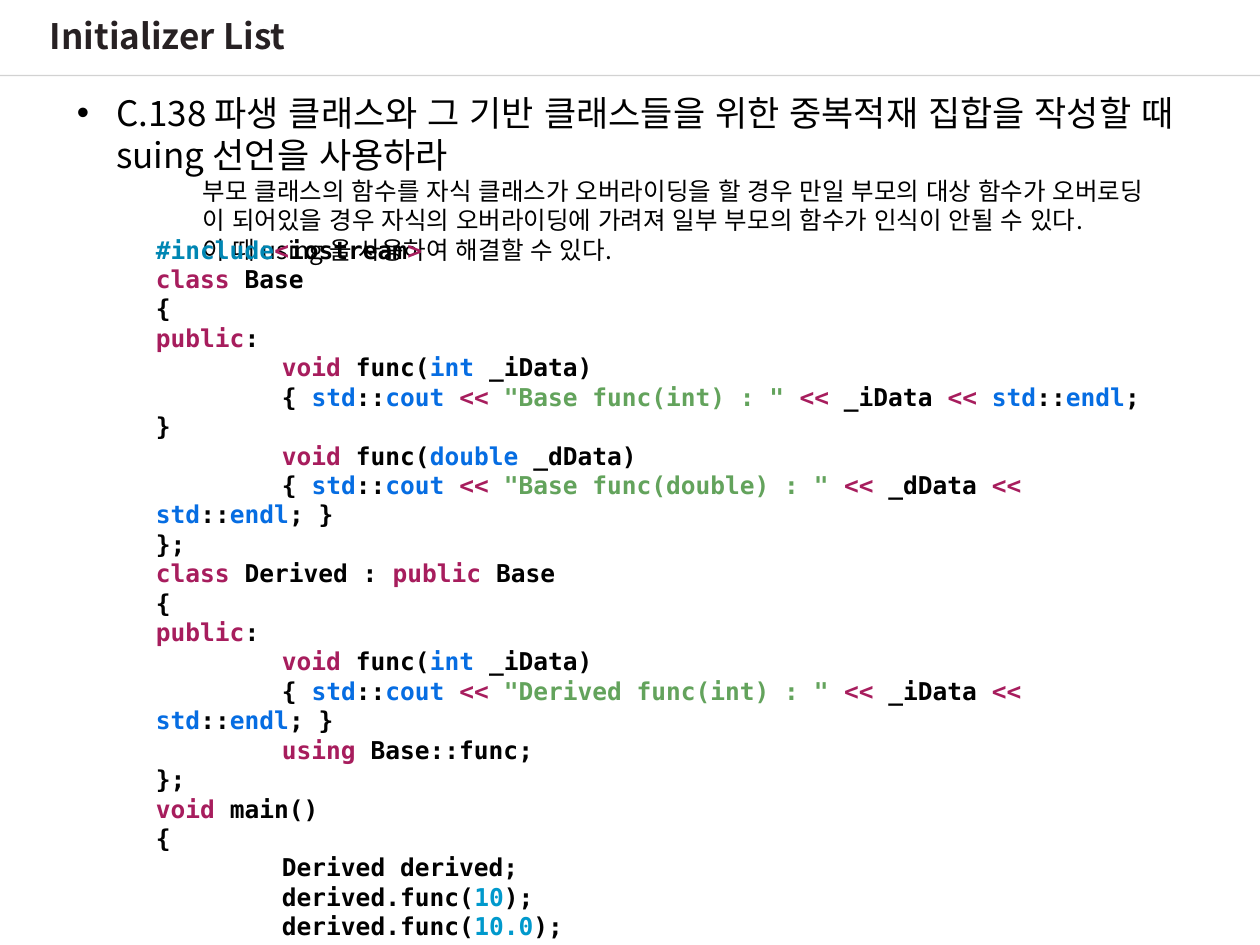
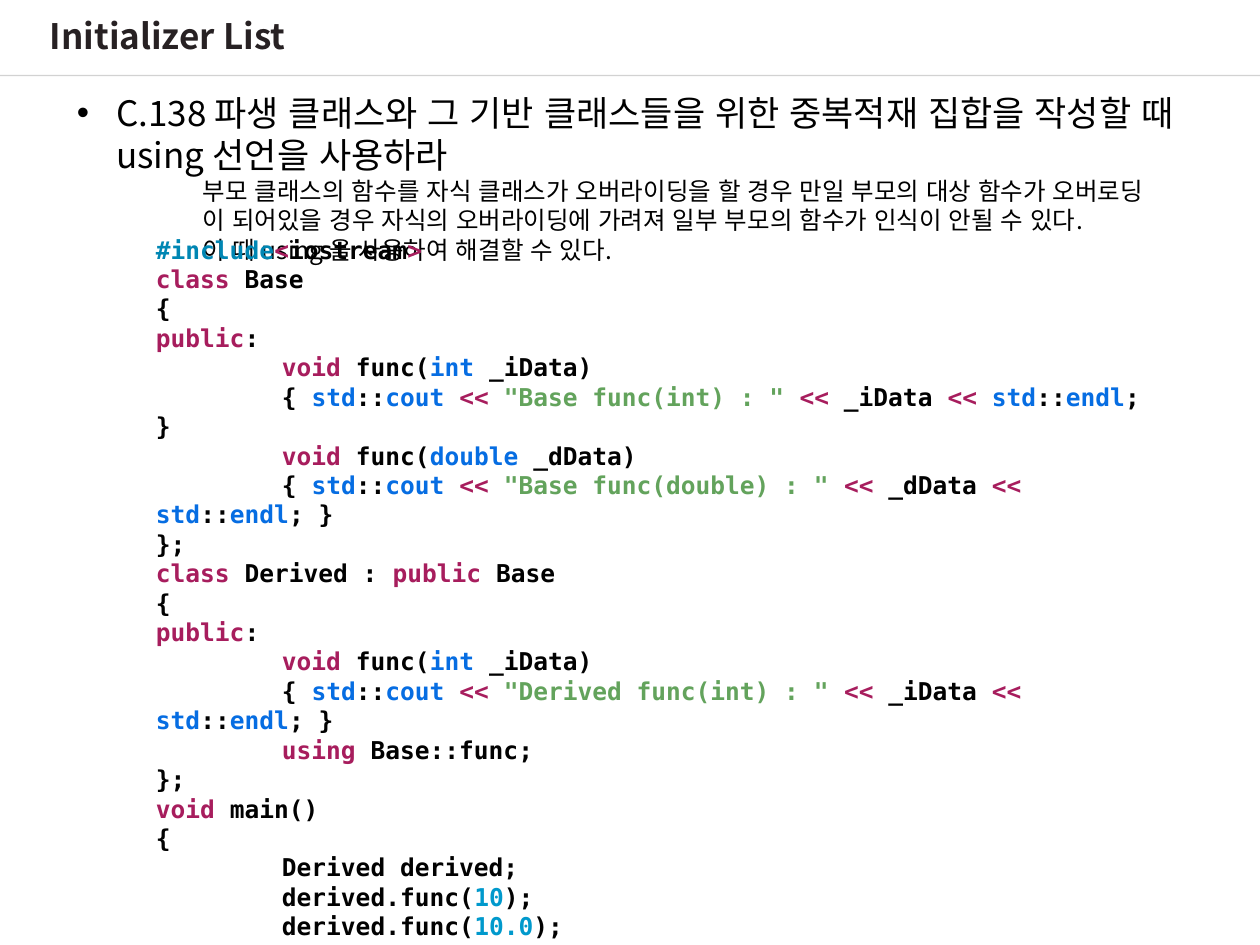
Before and after one commit to wjdgh2910a/CPP_Core_Guidelines_Study, a slide deck: slide 11 of CoreGuideLinesStudy_2.pptx. Drawn at 1260x945 pixels with LibreOffice and Linux fonts; fonts in the diff are those of the drawing. Boxes give left, top, right and bottom in pixels: in the first picture for what was removed or moved away, otherwise in the second. Text is boxed around its words. In the diff, an @@ line names an element or a change of style, - is before the commit and + after.

```diff
--- a/CoreGuideLinesStudy_2.pptx
+++ b/CoreGuideLinesStudy_2.pptx
@@ text at (116, 96, 1173, 177): text changed @@
-• C.138 파생 클래스와 그 기반 클래스들을 위한 중복적재 집합을 작성할 때 suing 선언을 사용하라
+• C.138 파생 클래스와 그 기반 클래스들을 위한 중복적재 집합을 작성할 때 using 선언을 사용하라
```
Also in this commit, not shown: 1 other slide changed.
